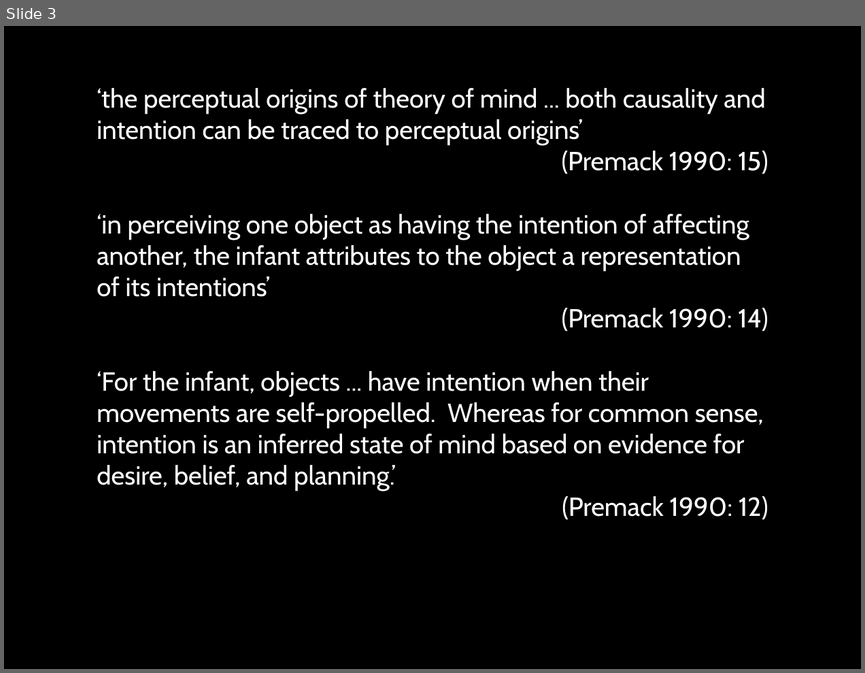
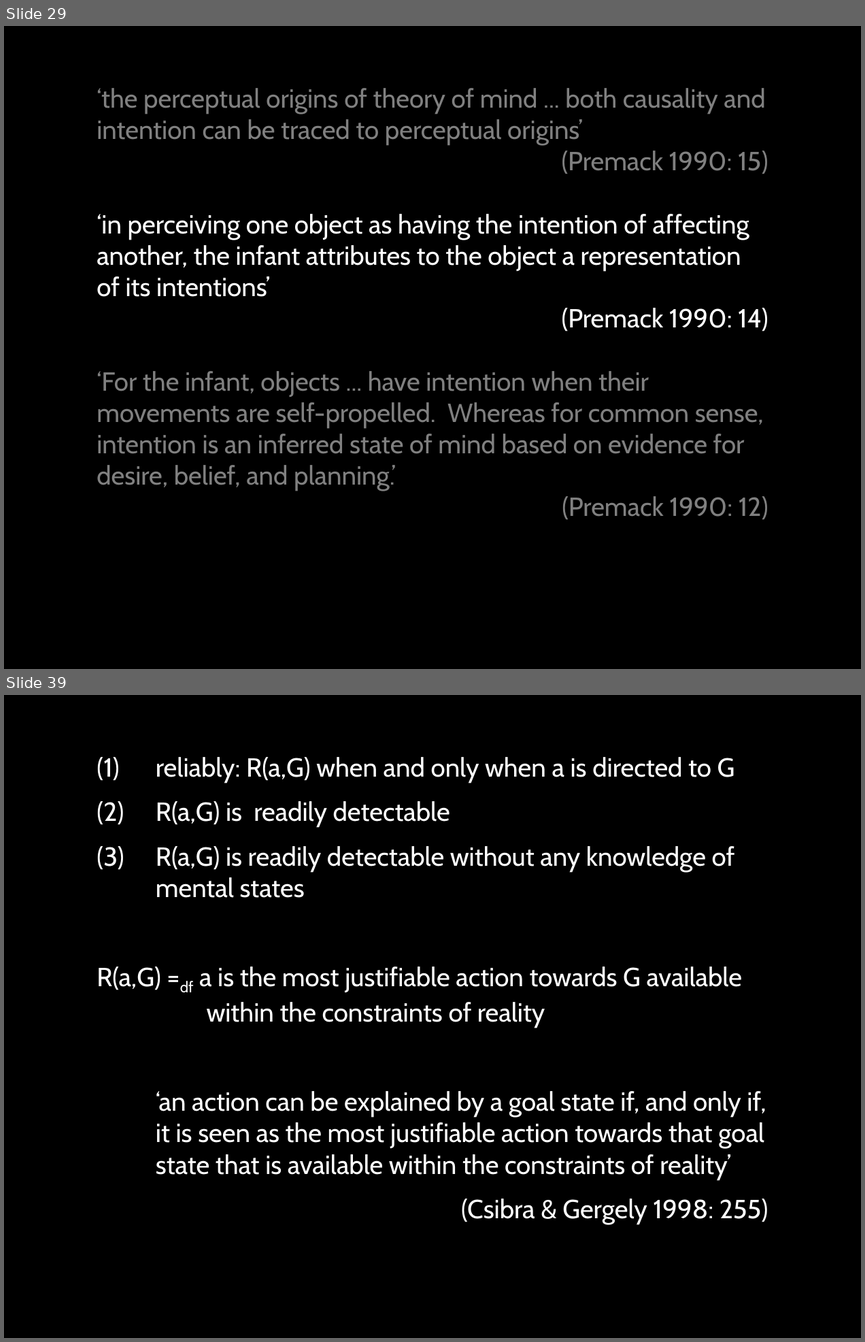
Before and after one commit to butterfill/lecture_mindreading_joint_action_philosophical_tools, a slide deck: lecture06 goal ascription teleological motor/lecture06.ppt.pptx. Shown one above the other, each under a label of ours: slide 3 before the commit, slides 29 and 39 after it; the slides between them are not shown. The pictures are 865x673 and 865x1342 pixels, drawn with LibreOffice and Linux fonts; fonts in the diff are those of the drawing. Boxes give left, top, right and bottom in pixels: in the first picture for what was removed or moved away, otherwise in the second. Text is boxed around its words. In the diff, an @@ line names an element or a change of style, - is before the commit and + after.

```diff
--- a/lecture06 goal ascription teleological motor/lecture06.ppt.pptx
+++ b/lecture06 goal ascription teleological motor/lecture06.ppt.pptx
@@ slide 39 added at [4, 695, 861, 1338], background #000000 @@
@@ text added at [96, 757, 768, 1224], 22 pt, text #FFFFFF @@
+(1) reliably: R(a,G) when and only when a is directed to G
+(2) R(a,G) is readily detectable
+(3) R(a,G) is readily detectable without any knowledge of mental states
+R(a,G) =df a is the most justifiable action towards G available within the constraints of reality
+‘an action can be explained by a goal state if, and only if, it is seen as the most justifiable action towards that goal state that is available within the constraints of reality’
+(Csibra & Gergely 1998: 255)
@@ what was slide 3 is now slide 29 @@
@@ slide 29 changed as well @@
@@ text at [96, 88, 768, 519]: text colour #FFFFFF to #808080 in "‘the perceptual origins of theory of mind ...", "(Premack 1990: 15)", "‘For the infant, objects ... have intention ...", "(Premack 1990: 12)" @@
```
Also in this commit, not shown: 4 other slides changed, 61 other slides added.
